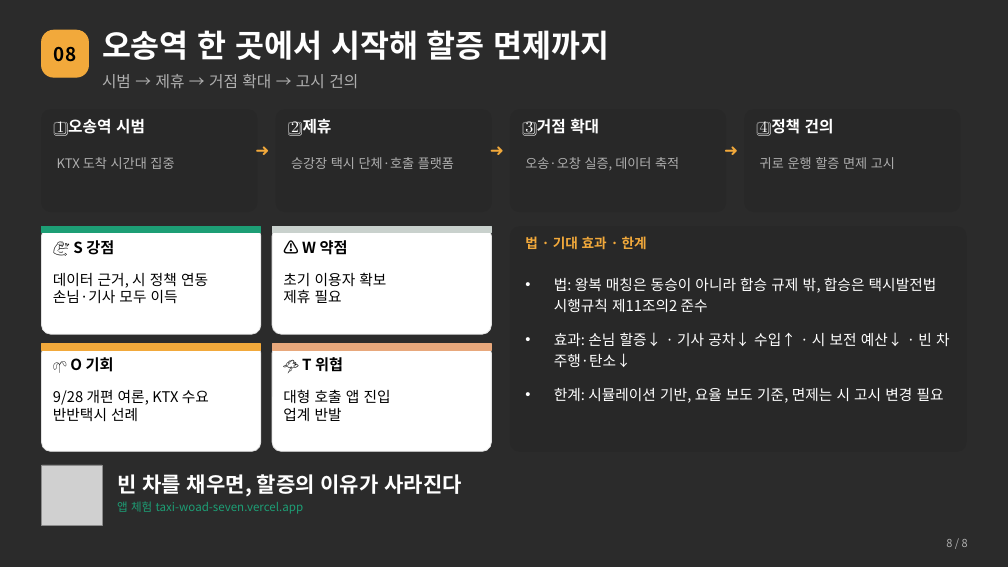
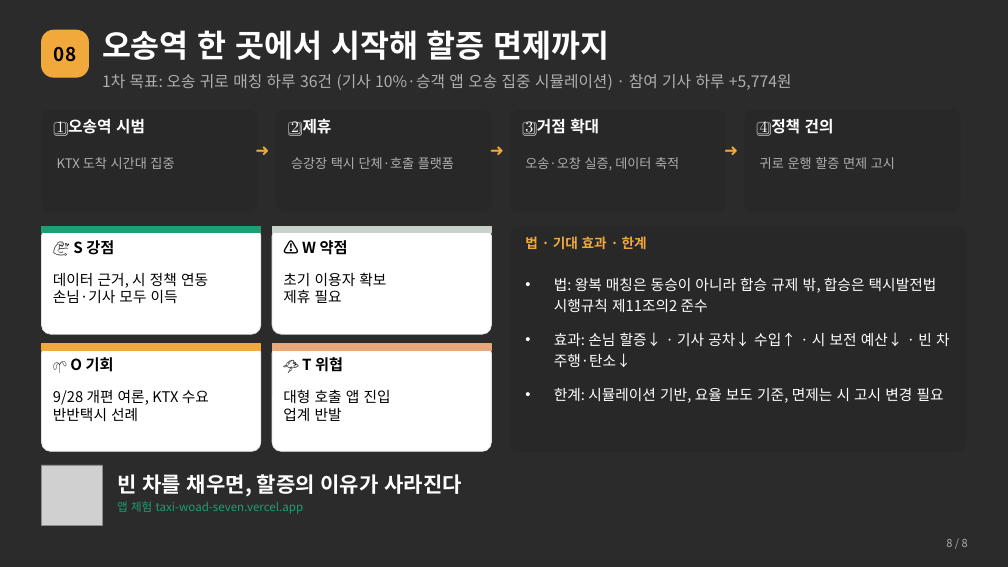
Before and after one commit to gysosm-glitch/TAXI, a slide deck: slide 8 of presentation/쉐어택_발표_v3.pptx. Drawn at 1008x567 pixels with LibreOffice and Linux fonts; fonts in the diff are those of the drawing; grey boxes stand for pictures; background and template pictures are left out; a plain dark background stands for a picture behind light text. Boxes give left, top, right and bottom in pixels: in the first picture for what was removed or moved away, otherwise in the second. Text is boxed around its words. In the diff, an @@ line names an element or a change of style, - is before the commit and + after.

```diff
--- a/presentation/쉐어택_발표_v3.pptx
+++ b/presentation/쉐어택_발표_v3.pptx
@@ text at (x1=102, y1=74, x2=792, y2=90): text changed @@
-시범 → 제휴 → 거점 확대 → 고시 건의
+1차 목표: 오송 귀로 매칭 하루 36건 (기사 10%·승객 앱 오송 집중 시뮬레이션) · 참여 기사 하루 +5,774원
```
Also in this commit, not shown: 2 other slides changed, 1 other file.
